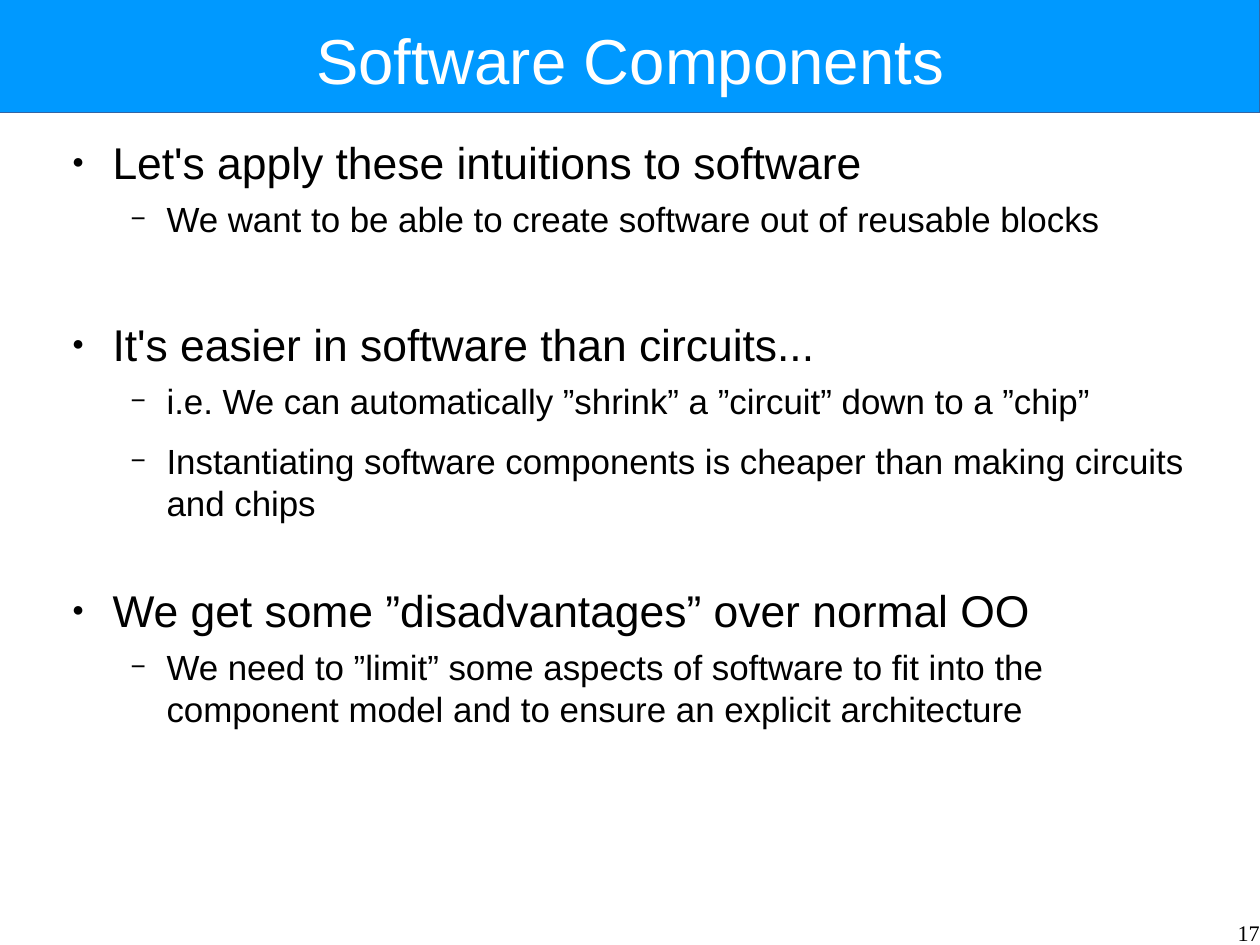
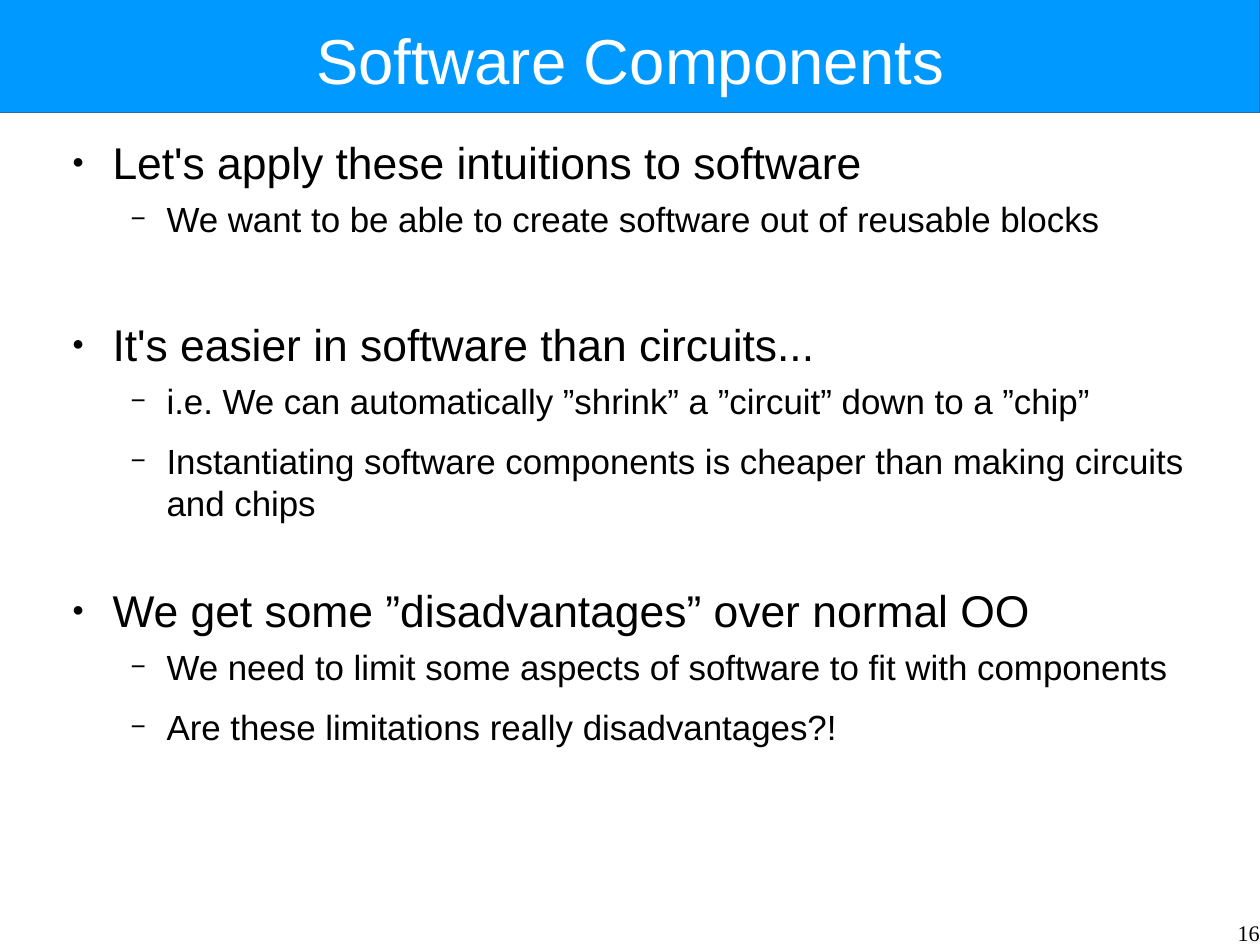
Before and after one commit to Intrinsarc/intrinsarc-evolve, a slide deck: slide 16 of Academic Work/lectures/components.odp (slide 17 before the commit). Drawn at 1260x945 pixels with LibreOffice and Linux fonts; fonts in the diff are those of the drawing. Boxes give left, top, right and bottom in pixels: in the first picture for what was removed or moved away, otherwise in the second. Text is boxed around its words. In the diff, an @@ line names an element or a change of style, - is before the commit and + after.

```diff
--- a/Academic Work/lectures/components.odp
+++ b/Academic Work/lectures/components.odp
@@ text at (167,654,1167,747): text changed @@
-  − We need to ”limit” some aspects of software to fit into the component model and to ensure an explicit architecture
+  − We need to limit some aspects of software to fit with components
+  − Are these limitations really disadvantages?!
@@ page number at (1238,926,1260,942): text changed @@
-17
+16
```
Also in this commit, not shown: 13 other slides changed, 8 slides added, 4 slides removed, 5 other files.
